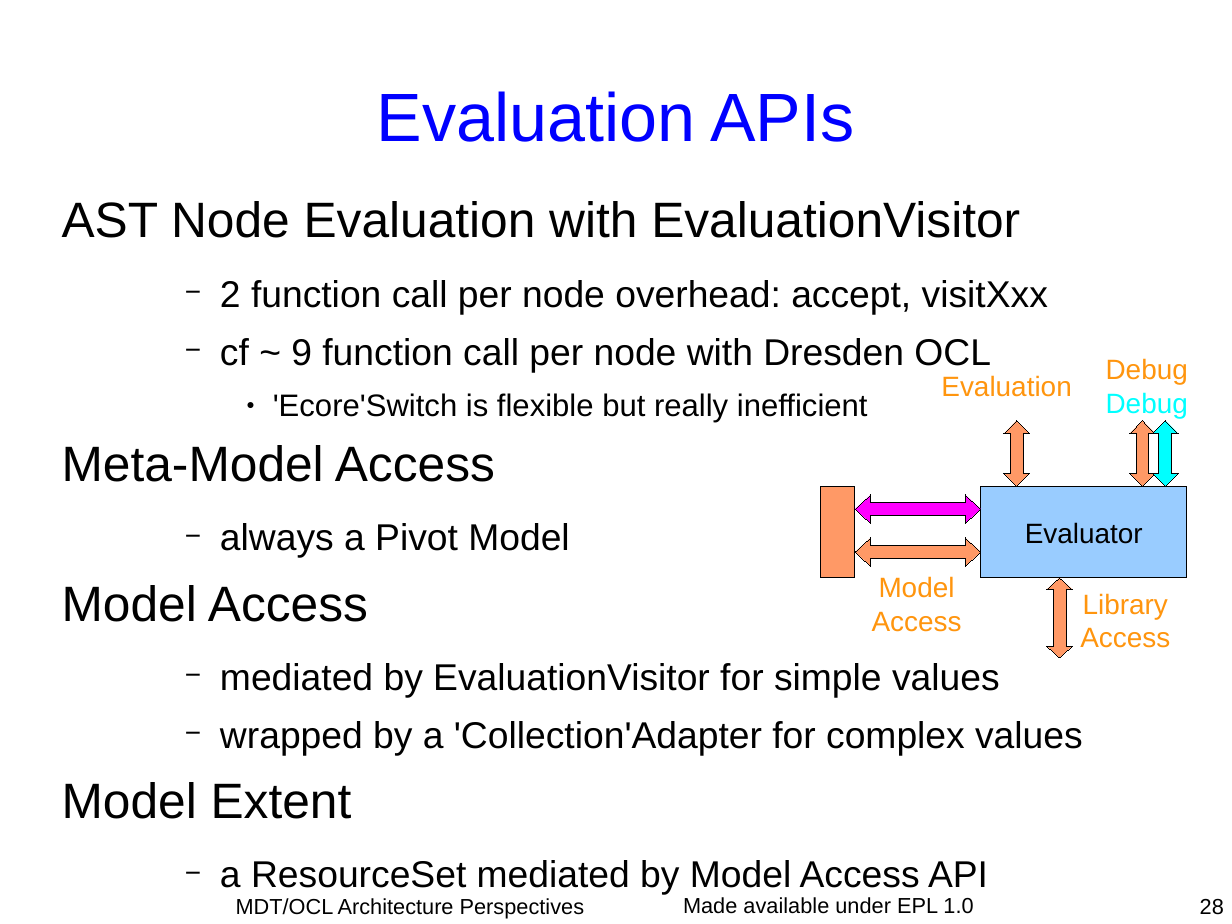
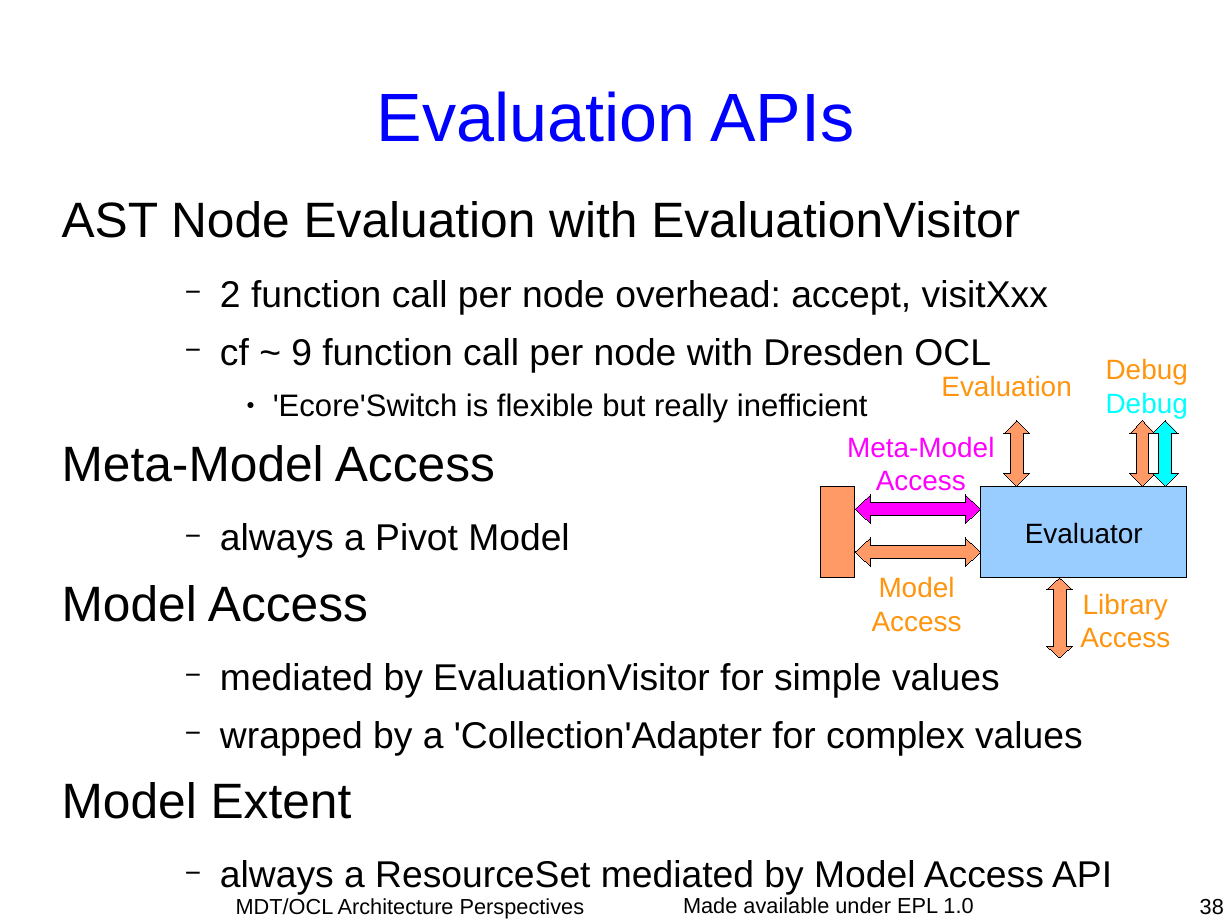
Before and after one commit to eclipse-ocl/ocl-website, a slide deck: slide 38 of ocl/docs/publications/Dresden2010Visit/DresdenVisit.odp (slide 28 before the commit). Drawn at 1232x924 pixels with LibreOffice and Linux fonts; fonts in the diff are those of the drawing. Boxes give left, top, right and bottom in pixels: in the first picture for what was removed or moved away, otherwise in the second. Text is boxed around its words. In the diff, an @@ line names an element or a change of style, - is before the commit and + after.

```diff
--- a/ocl/docs/publications/Dresden2010Visit/DresdenVisit.odp
+++ b/ocl/docs/publications/Dresden2010Visit/DresdenVisit.odp
@@ text added at bbox=[847, 436, 994, 496], 18 pt, text #FF00FF @@
+Meta-Model
+Access
@@ text at bbox=[220, 860, 1112, 895]: text changed @@
-    − a ResourceSet mediated by Model Access API
+    − always a ResourceSet mediated by Model Access API
@@ page number at bbox=[1200, 899, 1224, 915]: text changed @@
-28
+38
```
Also in this commit, not shown: 20 other slides changed, 11 slides added.
